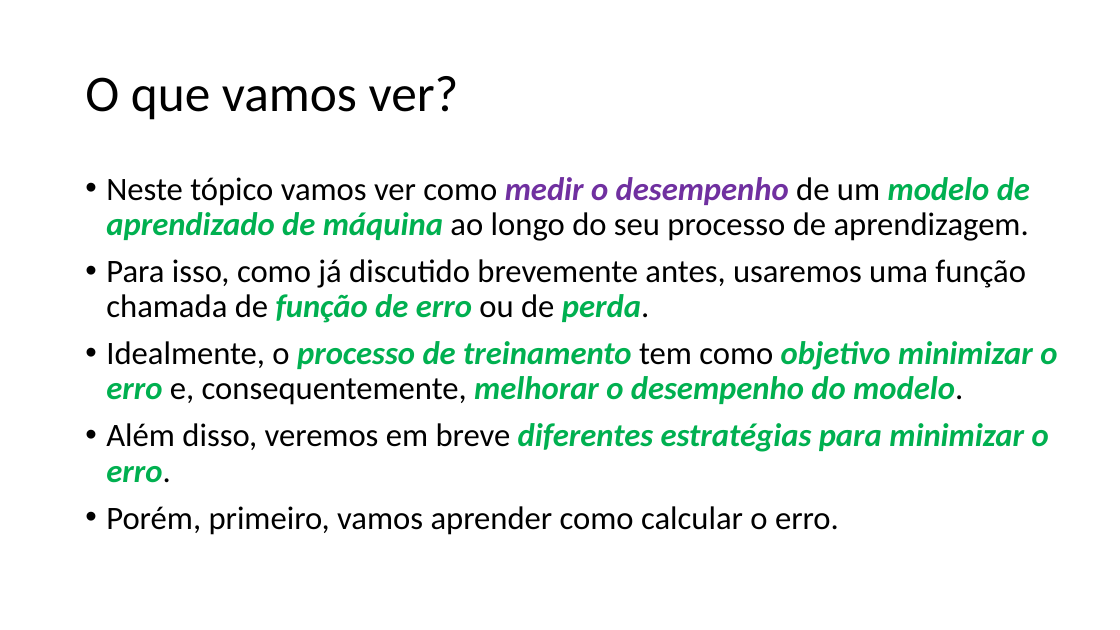
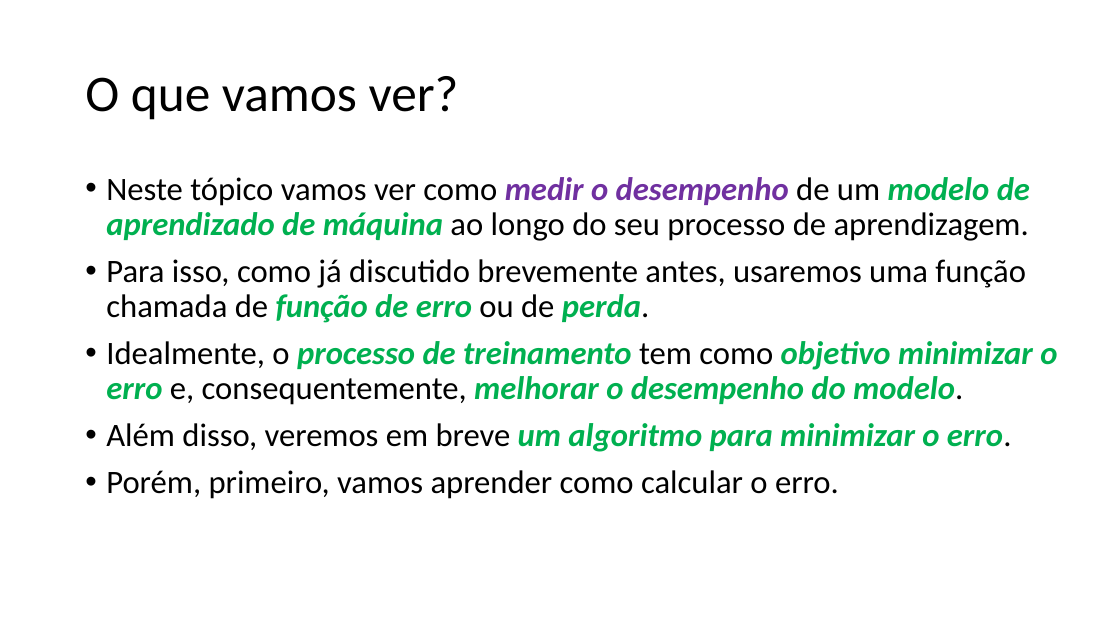
Before and after one commit to zz4fap/tp557-iot-ml, a slide deck: slide 2 of slides/TP557_5_Medindo_a_precisão_de_um_modelo_de_ML.pptx. Drawn at 1120x630 pixels with LibreOffice and Linux fonts; fonts in the diff are those of the drawing. Boxes give left, top, right and bottom in pixels: in the first picture for what was removed or moved away, otherwise in the second. Text is boxed around its words. In the diff, an @@ line names an element or a change of style, - is before the commit and + after.

```diff
--- a/slides/TP557_5_Medindo_a_precisão_de_um_modelo_de_ML.pptx
+++ b/slides/TP557_5_Medindo_a_precisão_de_um_modelo_de_ML.pptx
@@ text at [106, 423, 1012, 452]: text changed @@
-• Além disso, veremos em breve diferentes estratégias para minimizar o erro.
+• Além disso, veremos em breve um algoritmo para minimizar o erro.
```
Also in this commit, not shown: 7 other slides changed, 1 slide added, 1 other file.
